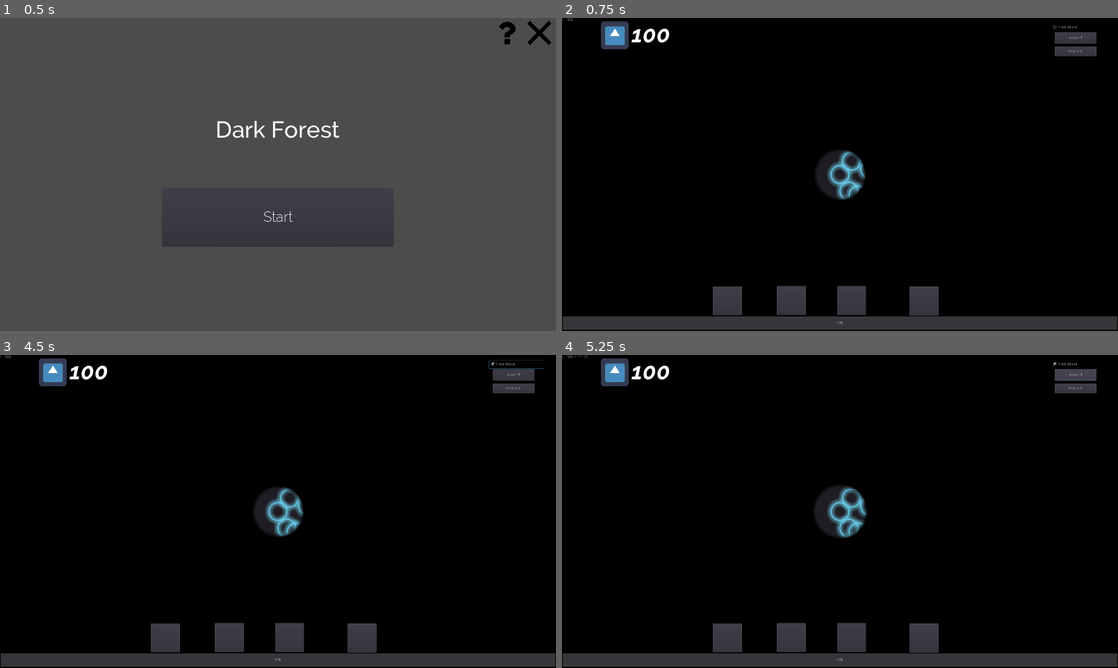
Above: before the commit, frames 1-4 (two rows, left to right).
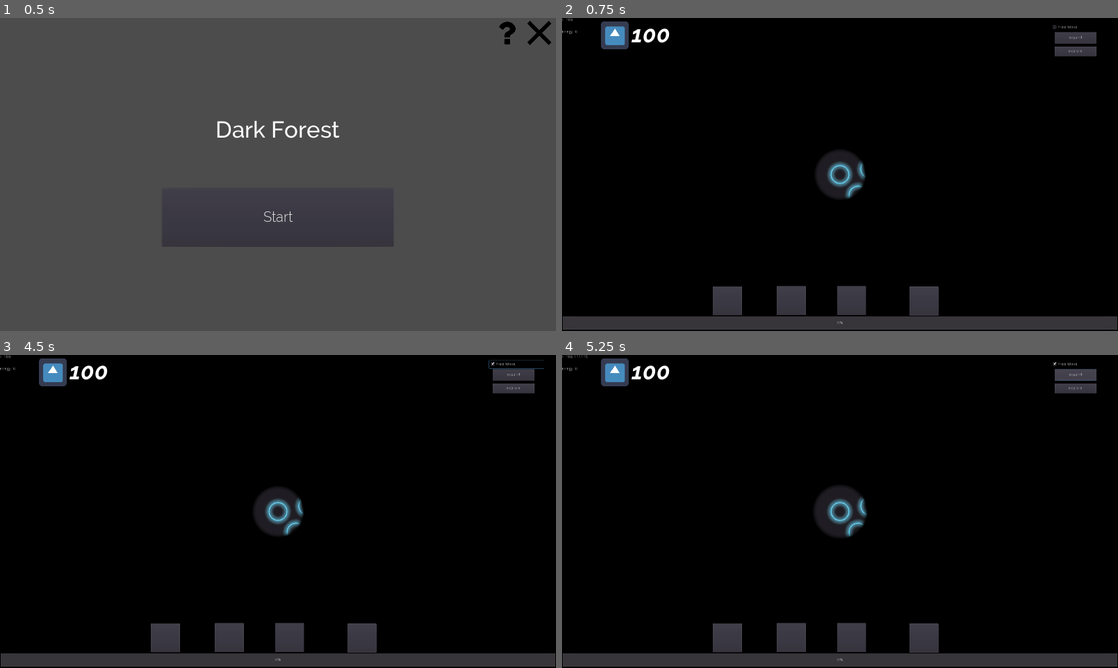
Above: after the commit, the same moments.

Repository: WeLoveGodot/GameOff2019
Game: Godot game, scene res://scene/Menu.tscn
The game is run twice, just before and just after one commit, with the same random seed, the same clock (stepped at 60 frames per second) and the same inputs. The engine's default icon, where the game draws it, is replaced by a stand-in: a white triangle on a blue panel in a dark square.
Inputs (mouse positions are in pixels of both pictures, inside the frame that each line leads up to):
- Up to frame 1 (0.5 s): no input
- Up to frame 2 (0.75 s): click "Start" at 0.5 s
- Up to frame 3 (4.5 s): click (166, 636) at 1.25 s; click (227, 636) at 2 s; click (289, 636) at 2.75 s; click (361, 636) at 3.5 s; click "Free Move" at 4.25 s
- Up to frame 4 (5.25 s): click "expand" at 5 s

Frame 1 is identical in both runs. In frame 2, 0.3% of the frame differs, in the area x 0-54%, y 4-58%; in frame 3, 0.3%; in frame 4, 0.4%, in the area x 0-54%, y 4-59%.
Error after the commit: Parse Error: Variable "Resource" shadows a native class. (res://scene/Resources.gd:3)

Commit message:
feat(resource): add resource and eating logic

Diff:
--- a/Global.gd
+++ b/Global.gd
@@ -11,16 +11,21 @@
 
 const TECH_INTERVAL = 1000.0 # 毫秒
 const AI_INTERVAL = 500.0 # 毫秒
+const RESOURCE_EATING_INTERVAL = 100.0 # 10fps
 
 ## fake consts
 var WINDOW_SIZE
 var MIN_SCALE
 
 ## 星球生成概率
-const PLANTE_GEN_PROB = 0.0003
+const PLANTE_GEN_PROB = 0.0001
+## 资源生成概率
+const RESOURCE_GEN_PROB = 0.003
 ## 星球生成上限
 const MAX_PLANETS = 2000
 
+## 资源能量值
+const RESOURCE_ENEGY = 10
 
 # Int -> Int
 func tech_2_level(tech: int):
@@ -40,19 +45,19 @@
   return planet.position.x
 
 func explore_cost(planet):
-	return 0
+  return 0
 
 func expand_cost(planet):
-	return 0
+  return 0
 
 func attack_cost(planet):
-	return 0
+  return 0
 
 func explore_distance(planet):
   return planet.field_radius * 2
 
 func attack_distance(planet):
-	return 0
+  return 0
 
 ## effect
 
@@ -69,33 +74,36 @@
   var new_r = old_r * 1.1
   if planet.is_me:
     var t = planet.get_node("Tween")
-    t.interpolate_property(planet, "field_radius", old_r, new_r, 0.3, Tween.TRANS_LINEAR, Tween.TRANS_LINEAR)
+    var duration = 0.3
+    t.interpolate_property(planet, "field_radius", old_r, new_r, duration, Tween.TRANS_LINEAR, Tween.TRANS_LINEAR)
+    t.interpolate_callback(game, duration, "eat_resource", planet)
     t.start()
   else:
     planet.field_radius  = new_r
+    game.eat_resource(planet)
   pass
 
 # 支持额外参数，一个dict，比如探索之类的用户输入可以从ui层, 或ai传入
 func explore_effect(planet, game, extra_param):
-	# user input from extra_param
-	var pos = extra_param.pos
-	var r = explore_r(planet)
-	var speed = explore_speed(planet)
-	if planet.is_me:
-		game.add_explore(r, speed, pos)
+  # user input from extra_param
+  var pos = extra_param.pos
+  var r = explore_r(planet)
+  var speed = explore_speed(planet)
+  if planet.is_me:
+    game.add_explore(r, speed, pos)
 
 func attack_effect(planet, game, extra_param):
-	pass
+  pass
 
 ## special
 
 func explore_r(planet):
-	#TODO: game logic
-	return 120.0
+  #TODO: game logic
+  return 120.0
 
 # 单位 距离 / 秒
 func explore_speed(planet):
-	return 100.0
+  return 100.0
 
 enum ESkill {
   ACC,
@@ -120,7 +128,7 @@
     name = "Explore",
     cost = funcref(self, "explore_cost"),
     distance = funcref(self, "explore_distance"),
-		effect = funcref(self, "explore_effect"),
+    effect = funcref(self, "explore_effect"),
   },
   ESkill.ATK : {
     name = "Attack",
--- a/scene/DebugUI.gd
+++ b/scene/DebugUI.gd
@@ -11,6 +11,7 @@
 func _process(delta):
 	if game.me:
 		$r.set_text("r: " + String(game.me.field_radius))
+		$enegy.set_text("enegy: " + String(game.me.energy))
 	pass
 
 func _input(event):
--- a/scene/Game.gd
+++ b/scene/Game.gd
@@ -4,12 +4,13 @@
 
 # debug相机的话，就不自动scale，由人来控制
 var is_debug_camera: bool = false
+var debug = 1.0
 
-var debug = 1.0
 func _ready():
   # test code
   # init_camera()
   init_planets()
+  init_resources()
   add_me()
   assert(me != null)
   # test_tween()
@@ -41,20 +42,34 @@
         var coor = Vector2(row - half_size, col - half_size)
         $Planets.new_planet(coor)
 
+func init_resources():
+  var s = Global.GEN_SIZE
+  var noise = make_noise()
+  var half_size = s / 2
+  for row in range(0, s, 5):
+    for col in range(0, s, 5):
+      var x = noise.get_noise_2d(row, col)
+      if abs(x) < Global.RESOURCE_GEN_PROB:
+        var coor = Vector2(row - half_size, col - half_size)
+        $Resources.add_resource(coor)
+
+
+
 func add_me():
   me = $Planets.new_planet(Vector2(0, 0))
   me.is_me = true
+  eat_resource(me)
   print("got me", me.position, me.field_radius)
 
 ## skills
 func add_explore(r, speed, target):
   $Explores.add_explore(r, speed, Vector2(0, 0), target)
 
-# Called every frame. 'delta' is the elapsed time since the previous frame.
 func _process(delta):
   if !is_debug_camera:
     update_camera_zoom()
   draw_holes()
+  var now = OS.get_ticks_msec()
 
 func draw_holes():
   collect_holes()
@@ -72,6 +87,14 @@
   var zoom = half_height * 2 / Global.WINDOW_SIZE.y
   $Camera.zoom = Vector2(zoom, zoom)
 
+func eat_resource(p):
+  print("eat", p)
+  var got_enegy = $Resources.eat_resource(
+    p.position,
+    p.field_radius
+  )
+  p.energy += got_enegy
+
 func _on_DebugMenu_debug_camera(is_debug):
   is_debug_camera = is_debug
   print(is_debug_camera)
--- a/scene/Game.tscn
+++ b/scene/Game.tscn
@@ -1,18 +1,19 @@
-[gd_scene load_steps=11 format=2]
+[gd_scene load_steps=12 format=2]
 
 [ext_resource path="res://scene/Game.gd" type="Script" id=1]
 [ext_resource path="res://scene/Skill.gd" type="Script" id=2]
-[ext_resource path="res://scene/Planets.gd" type="Script" id=3]
-[ext_resource path="res://scene/Explores.gd" type="Script" id=4]
-[ext_resource path="res://resource/shader/new_shadermaterial.material" type="Material" id=5]
-[ext_resource path="res://resource/raw_fonts/Raleway/Raleway-Regular.ttf" type="DynamicFontData" id=6]
-[ext_resource path="res://scene/Holes.tscn" type="PackedScene" id=7]
-[ext_resource path="res://scene/MainGUI.tscn" type="PackedScene" id=8]
-[ext_resource path="res://scene/DebugUI.gd" type="Script" id=9]
+[ext_resource path="res://scene/Resources.gd" type="Script" id=3]
+[ext_resource path="res://scene/Planets.gd" type="Script" id=4]
+[ext_resource path="res://scene/Explores.gd" type="Script" id=5]
+[ext_resource path="res://resource/shader/new_shadermaterial.material" type="Material" id=6]
+[ext_resource path="res://resource/raw_fonts/Raleway/Raleway-Regular.ttf" type="DynamicFontData" id=7]
+[ext_resource path="res://scene/Holes.tscn" type="PackedScene" id=8]
+[ext_resource path="res://scene/MainGUI.tscn" type="PackedScene" id=9]
+[ext_resource path="res://scene/DebugUI.gd" type="Script" id=10]
 
 [sub_resource type="DynamicFont" id=1]
 size = 32
-font_data = ExtResource( 6 )
+font_data = ExtResource( 7 )
 
 [node name="Game" type="Node2D"]
 script = ExtResource( 1 )
@@ -27,18 +28,21 @@
 [node name="Skill" type="Node2D" parent="."]
 script = ExtResource( 2 )
 
-[node name="Planets" type="Node2D" parent="."]
+[node name="Resources" type="Node2D" parent="."]
 script = ExtResource( 3 )
 
+[node name="Planets" type="Node2D" parent="."]
+script = ExtResource( 4 )
+
 [node name="Explores" type="Node2D" parent="."]
-script = ExtResource( 4 )
+script = ExtResource( 5 )
 
 [node name="Camera" type="Camera2D" parent="."]
 current = true
 
 [node name="Fog" type="ColorRect" parent="."]
 visible = false
-material = ExtResource( 5 )
+material = ExtResource( 6 )
 margin_left = -2048.0
 margin_top = -2048.0
 margin_right = 2048.0
@@ -77,6 +81,12 @@
 [node name="r" type="Label" parent="DebugUI/DebugMenu"]
 margin_right = 235.0
 margin_bottom = 32.0
+
+[node name="enegy" type="Label" parent="DebugUI/DebugMenu"]
+margin_left = -0.568787
+margin_top = 40.9537
+margin_right = 234.431
+margin_bottom = 72.9537
 
 [node name="ExpdButton" type="Button" parent="DebugUI/DebugMenu"]
 margin_left = 1701.06
--- a/scene/Planet.gd
+++ b/scene/Planet.gd
@@ -10,7 +10,6 @@
 var last: float = 0.0
 
 # 一个星球的建模，不管是自己还是ai
-# 所以这个scene不能包含ai逻辑，但可包含行为的接口，之后accept一个控制者（玩家或ai）即可工作
 
 var field_radius: float = Global.DEFAULT_FIELD_RADIUS
 var level: int = 0
--- /dev/null
+++ b/scene/Resource.tscn
@@ -0,0 +1,6 @@
+[gd_scene load_steps=2 format=2]
+
+[ext_resource path="res://resource/art/resource.png" type="Texture" id=1]
+
+[node name="Resource" type="Sprite"]
+texture = ExtResource( 1 )
--- /dev/null
+++ b/scene/Resources.gd
@@ -0,0 +1,51 @@
+extends Node2D
+
+var Resource = preload("res://scene/Resource.tscn")
+var game
+
+var resources = []
+# Called when the node enters the scene tree for the first time.
+func _ready():
+	game = get_parent()
+
+# 星球吃资源
+func eat_resource(pos, r):
+	var rs = get_in_range(pos, r)
+	var sum = calc_enegy(rs)
+	delete_resources(rs)
+	return sum
+
+func add_resource(pos):
+	var resource = Resource.instance()
+	resource.position = pos
+	resource.rotation = randf() * 180
+	add_child(resource)
+
+
+func calc_enegy(resources):
+	# 临时大家够一样，直接简单算了
+	return resources.size() * Global.RESOURCE_ENEGY
+
+func get_in_range(pos, r):
+	var rs = []
+	for resource in get_children():
+		var x = resource.position.x
+		var y = resource.position.y
+		if pos.distance_to(resource.position) < r:
+			rs.append(resource)
+	return rs
+
+func delete_resources(rs):
+	print("delete", rs.size())
+	for r in rs:
+		r.queue_free()
+
+# Called every frame. 'delta' is the elapsed time since the previous frame.
+func _process(delta):
+	for r in get_children():
+		r.set_scale(game.get_node("Camera").zoom * 0.03)
+
+func _draw():
+	pass
+	# for resource in resources:
+	# 	draw_texture(resource_texture, resource.pos)
Binary file added: resource/art/resource.png
Not shown, added: resource/art/resource.png.import
Not shown: 1 places in scene/Game.tscn that only renumber resources
